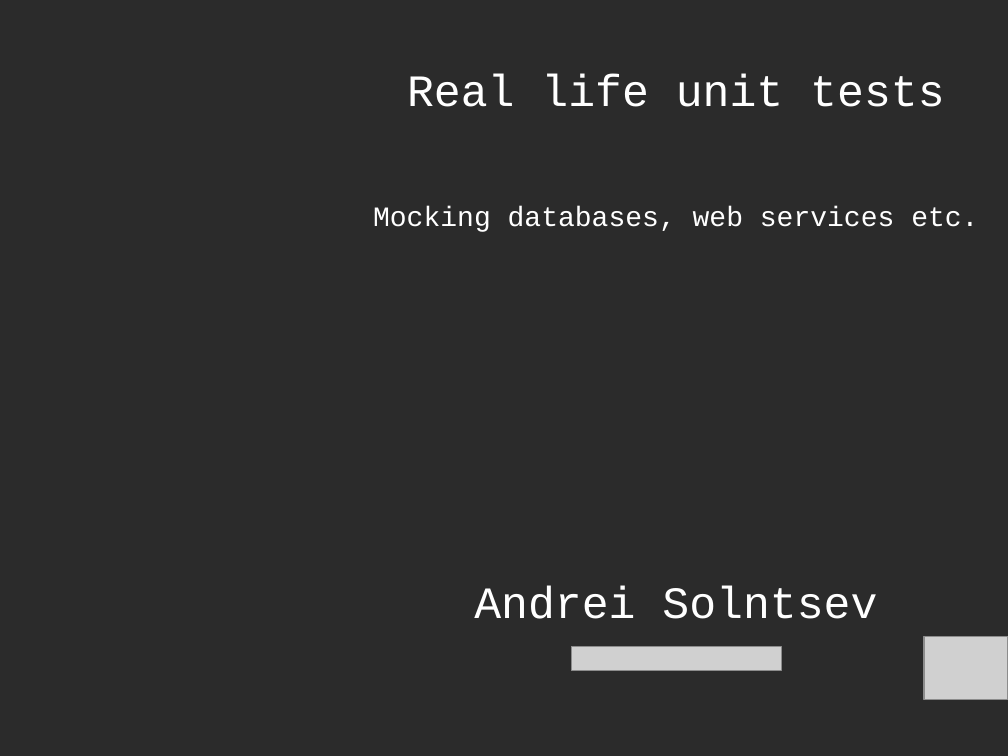
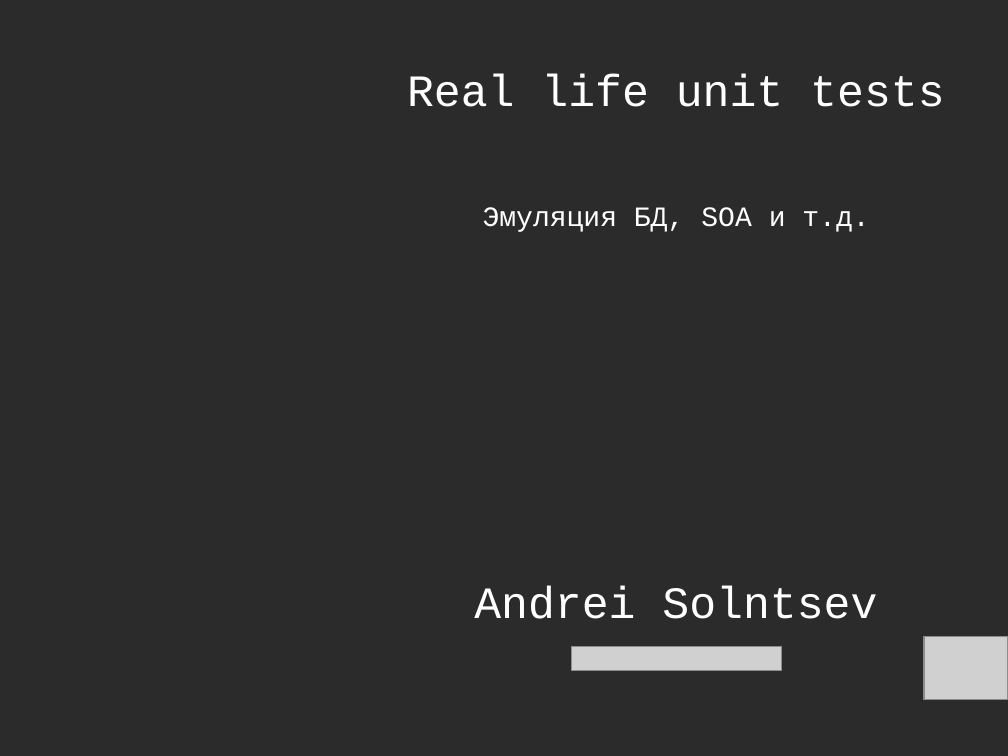
Before and after one commit to asolntsev/presentations, a slide deck: slide 1 of real-life-unit-tests/RealLifeUnitTests.devclub.rus.ppt. Drawn at 1008x756 pixels with LibreOffice and Linux fonts; fonts in the diff are those of the drawing; grey boxes stand for pictures; background and template pictures are left out; a plain dark background stands for a picture behind light text. Boxes give left, top, right and bottom in pixels: in the first picture for what was removed or moved away, otherwise in the second. Text is boxed around its words. In the diff, an @@ line names an element or a change of style, - is before the commit and + after.

Commit message:
added last 2 slides

```diff
--- a/real-life-unit-tests/RealLifeUnitTests.devclub.rus.ppt
+++ b/real-life-unit-tests/RealLifeUnitTests.devclub.rus.ppt
@@ subtitle at bbox=[483, 207, 869, 232]: text changed @@
-Mocking databases, web services etc.
+Эмуляция БД, SOA и т.д.
```
Also in this commit, not shown: 2 slides added.
